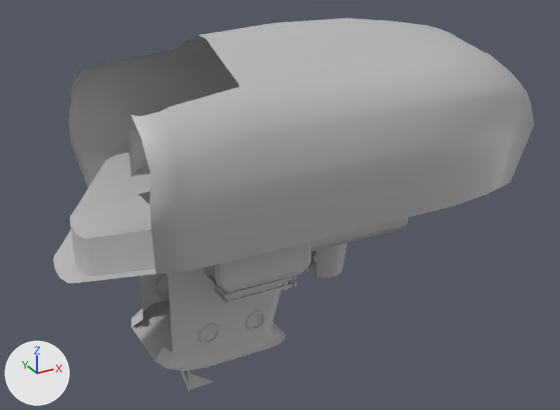
Two versions of the FBX model Unity Project/Hope/Assets/Resources/Rendering Assets/Models/Boat_Broken.fbx, one commit apart.
Before and after are seen from a 50 mm lens placed at (-4.14, -7.6, 1.59), pointed at (0.03, -0.02, -2.2). The axes (+X, +Y, +Z) are drawn at lower left. The lights are the same throughout. Where no turn or scale is listed for an object, it has been applied to the vertices.

The older version as bpy lines, for what is in view:
```python
me_mesh = bpy.data.meshes.new('Mesh')
me_mesh.from_pydata(...)  # 1303 vertices, 1163 faces; spans x -2.78..2.97, y -1.46..1.48, z -3.76..0.72
me_mesh.materials.append(mat_lambert1)  # grey #bcbcbc
ob_boat = bpy.data.objects.new('Boat', me_mesh)
ob_boat.location = (0.071, -0.085, -0.723)
```
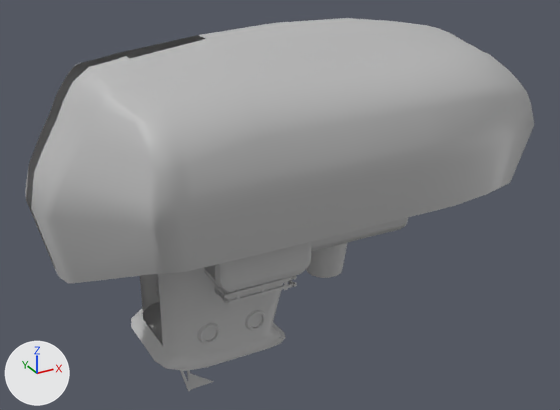
Where the newer file only moved an object's origin or applied its transform, the numbers keep the older frame.

Pixel boxes [x1, y1, x2, y2] of what changed, in the pictures (560 x 410 px):
'Boat', reshaped: before [53, 18, 534, 391]; after [25, 18, 534, 391]
part 1 of me_mesh, built on: after [25, 35, 317, 361]

The change in detail:
me_mesh is used by ob_boat; location (0.071, -0.085, -0.723).
me_mesh had 1303 vertices, 1163 faces and spanned x -2.78..2.97, y -1.46..1.48, z -3.76..0.72.
me_mesh now has 1479 vertices, 1388 faces and spans x -2.97..2.97, y -1.46..1.48, z -3.76..0.72.
Part 1, on me_mesh:
3 faces are deleted.
158 vertices are added at x -2.97..0.79, y -0.66..0.68, z -1.97..0.57.
5 new vertices lie (-0.6, 0.0, -0.04) away from vertices in x 1.39, y -0.09..0.11, z -0.92.
8 new vertices lie (0.05, 0.0, 0.01) away from vertices in x -2.18..-1.61, y -0.61..0.63, z -1.15..0.56.
5 new vertices lie (0.0, 0.04, 0.0) away from vertices in x -2.97..0.79, y -0.13..0.39, z -1.15..-0.84.
228 new faces join them.
